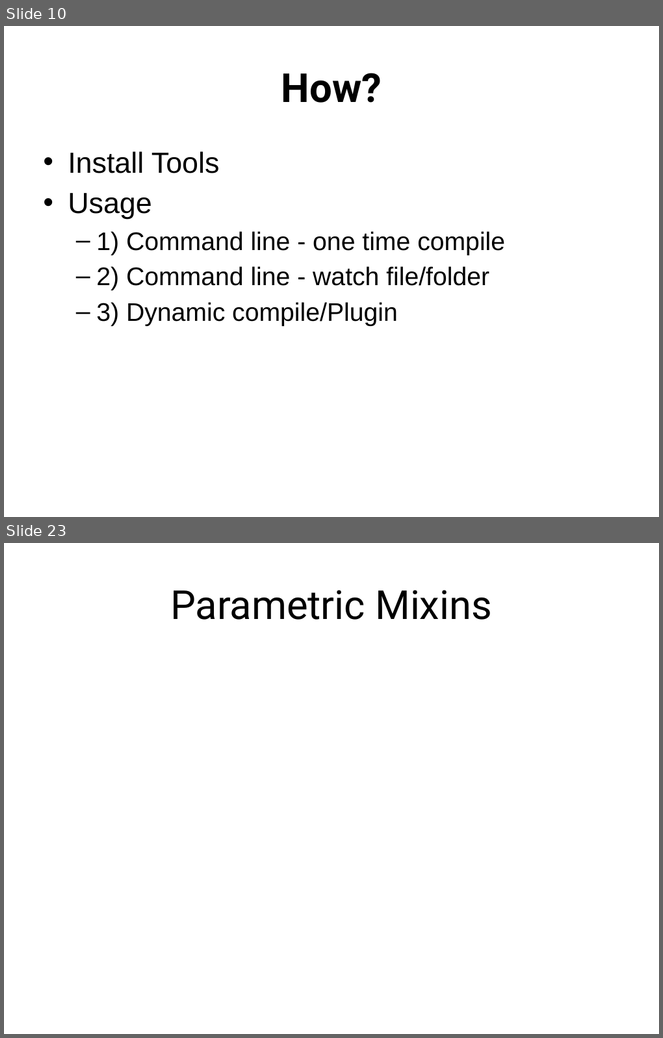
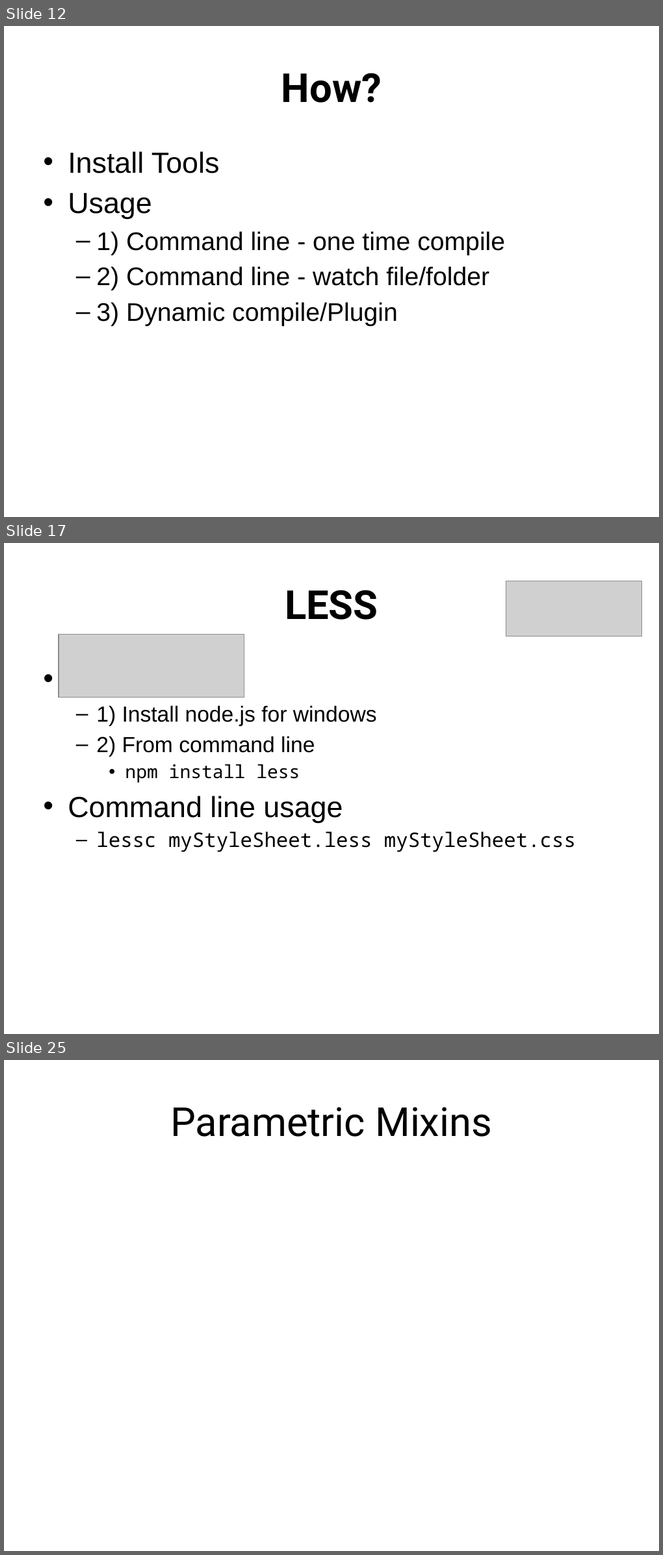
Before and after one commit to jacobladams/presentations, a slide deck: less-and-sass/Write LESS CSS and make it SASSier.pptx. Shown one above the other, each under a label of ours: slides 10 and 23 before the commit, slides 12, 17 and 25 after it; the slides between them are not shown. The pictures are 663x1038 and 663x1555 pixels, drawn with LibreOffice and Linux fonts; fonts in the diff are those of the drawing; grey boxes stand for pictures. Boxes give left, top, right and bottom in pixels: in the first picture for what was removed or moved away, otherwise in the second. Text is boxed around its words. In the diff, an @@ line names an element or a change of style, - is before the commit and + after.

```diff
--- a/less-and-sass/Write LESS CSS and make it SASSier.pptx
+++ b/less-and-sass/Write LESS CSS and make it SASSier.pptx
@@ slide 17 added at <box>4,543,659,1034</box>, background #FFFFFF @@
@@ picture added at <box>506,581,642,636</box> @@
@@ title added at <box>285,590,378,620</box>, 44 pt, text #000000, bold @@
+LESS
@@ picture added at <box>59,634,244,698</box> @@
@@ text added at <box>68,705,576,852</box>, 24 pt, text #000000 @@
+  – 1) Install node.js for windows
+  – 2) From command line
+    • npm install less
+• Command line usage
+  – lessc myStyleSheet.less myStyleSheet.css
@@ what was slide 10 is now slide 12 @@
@@ what was slide 23 is now slide 25 @@
```
Also in this commit, not shown: 6 slides changed, 16 other slides added, 12 slides removed.
